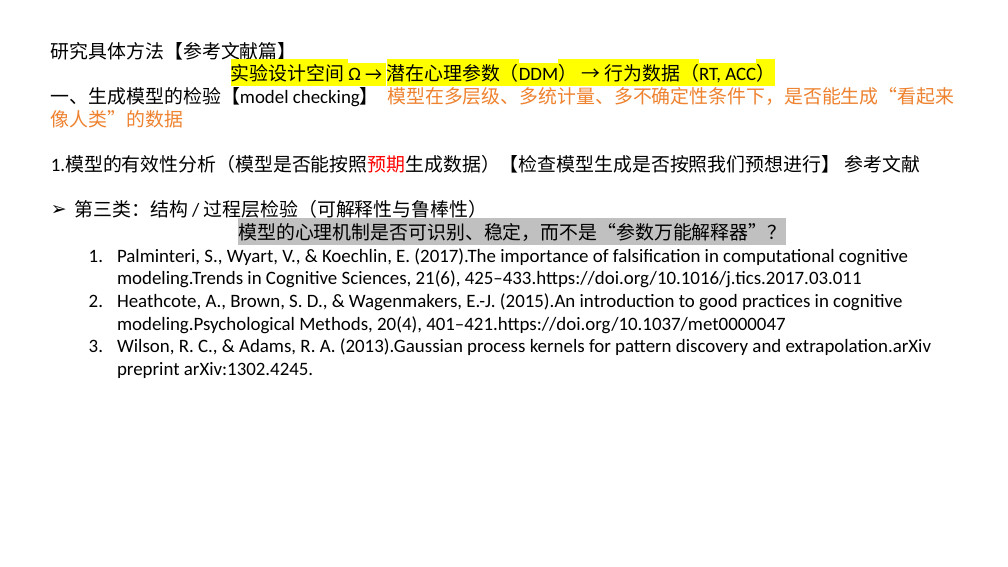
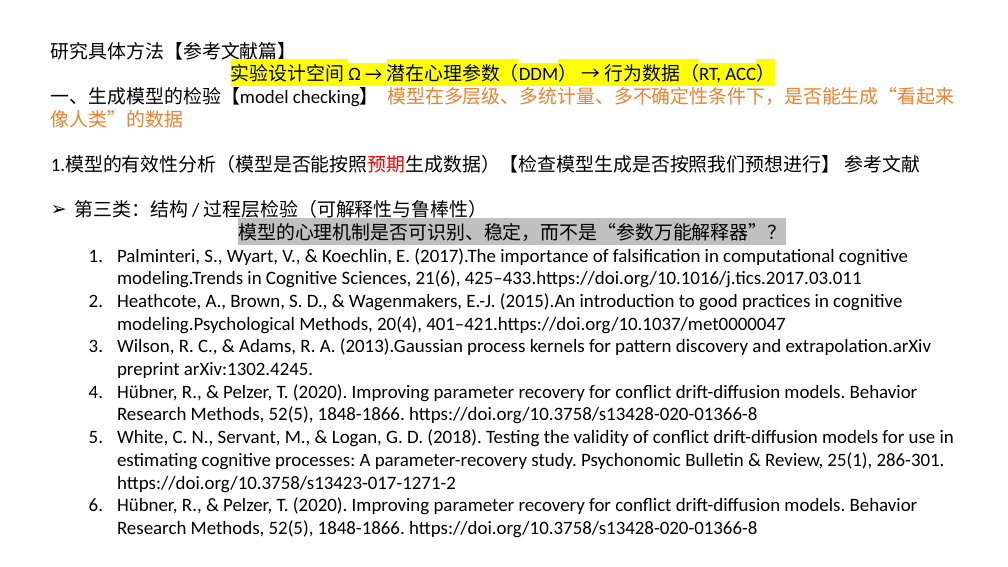
Before and after one commit to Fanzhaoli/Guassion_Process-and-Experiment_Design, a slide deck: slide 9 of 4_Reports/Study_Method.pptx (slide 6 before the commit). Drawn at 1008x567 pixels with LibreOffice and Linux fonts; fonts in the diff are those of the drawing. Boxes give left, top, right and bottom in pixels: in the first picture for what was removed or moved away, otherwise in the second. Text is boxed around its words. In the diff, an @@ line names an element or a change of style, - is before the commit and + after.

```diff
--- a/4_Reports/Study_Method.pptx
+++ b/4_Reports/Study_Method.pptx
@@ text at [117,384,954,538]: paragraphs added @@
+  4. Hübner, R., & Pelzer, T. (2020). Improving parameter recovery for conflict drift-diffusion models. Behavior Research Methods, 52(5), 1848-1866. https://doi.org/10.3758/s13428-020-01366-8
+  5. White, C. N., Servant, M., & Logan, G. D. (2018). Testing the validity of conflict drift-diffusion models for use in estimating cognitive processes: A parameter-recovery study. Psychonomic Bulletin & Review, 25(1), 286-301. https://doi.org/10.3758/s13423-017-1271-2
+  6. Hübner, R., & Pelzer, T. (2020). Improving parameter recovery for conflict drift-diffusion models. Behavior Research Methods, 52(5), 1848-1866. https://doi.org/10.3758/s13428-020-01366-8
```
Also in this commit, not shown: 3 other slides changed, 3 slides added, 9 other files.
